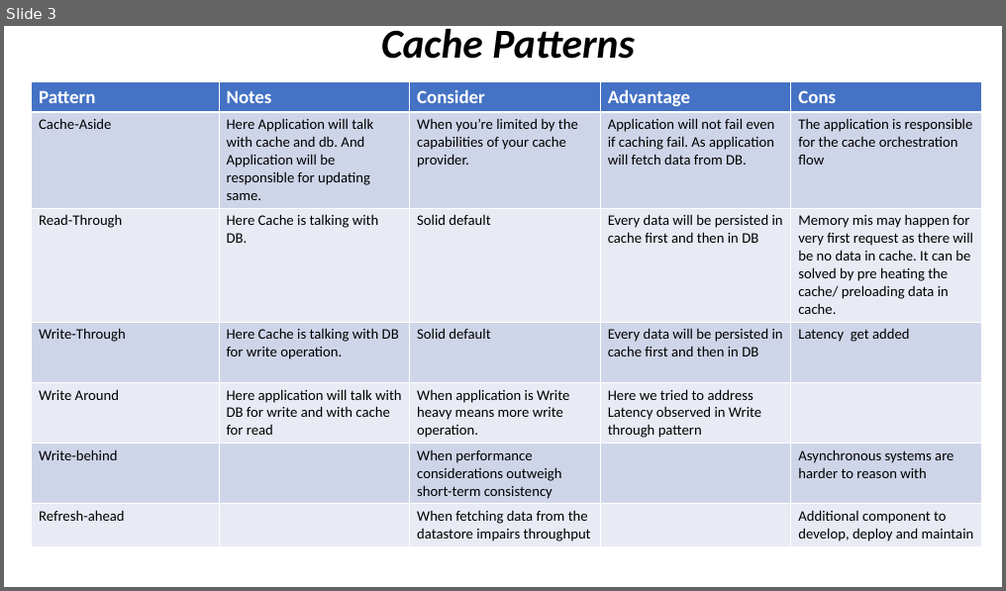
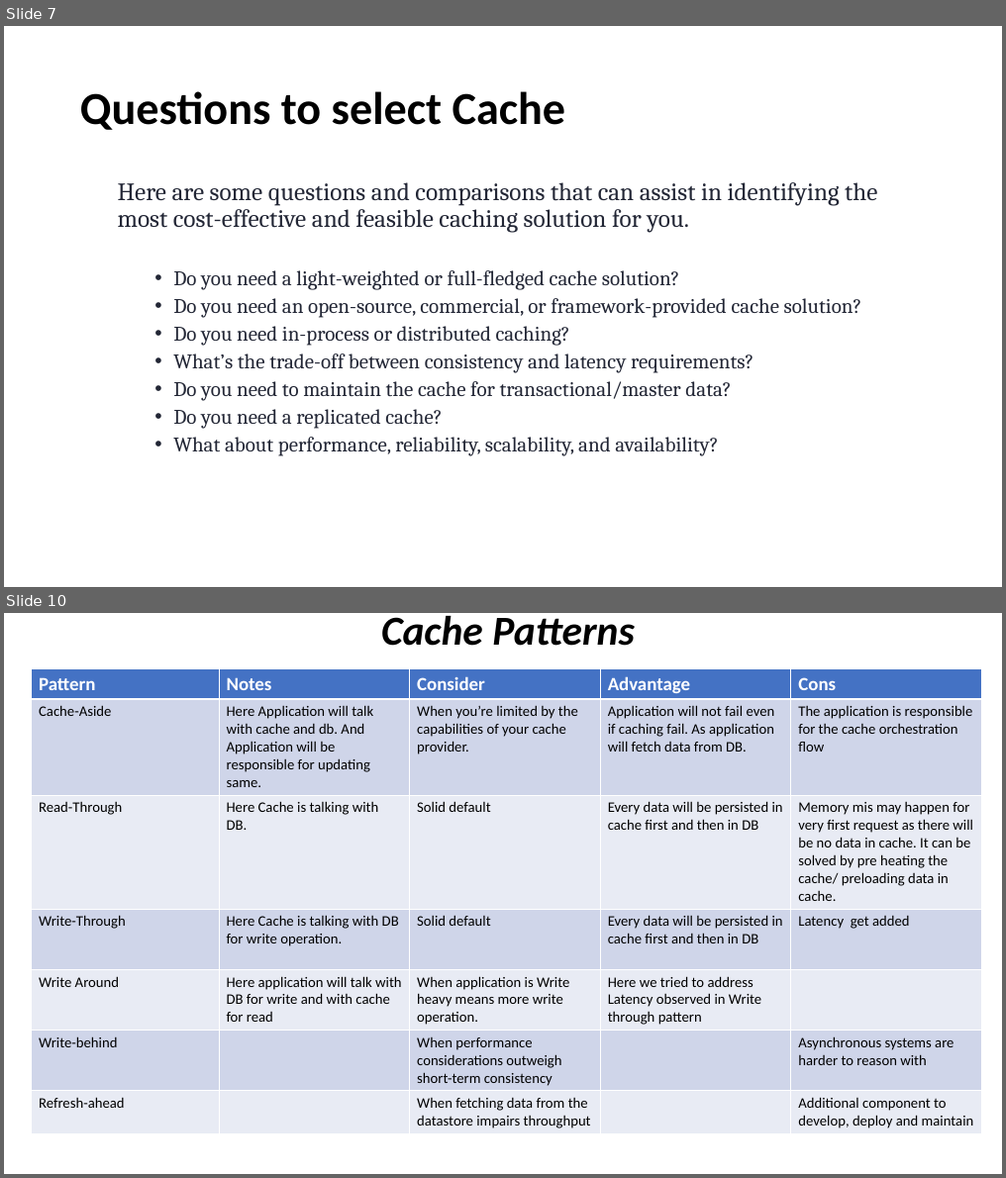
Before and after one commit to bhogemukesh/Documents, a slide deck: Caching_Patterns.pptx. Shown one above the other, each under a label of ours: slide 3 before the commit, slides 7 and 10 after it; the slides between them are not shown. The pictures are 1006x591 and 1006x1178 pixels, drawn with LibreOffice and Linux fonts; fonts in the diff are those of the drawing. Boxes give left, top, right and bottom in pixels: in the first picture for what was removed or moved away, otherwise in the second. Text is boxed around its words. In the diff, an @@ line names an element or a change of style, - is before the commit and + after.

```diff
--- a/Caching_Patterns.pptx
+++ b/Caching_Patterns.pptx
@@ slide 7 added at (x1=4, y1=26, x2=1002, y2=587), background #FFFFFF @@
@@ title added at (x1=80, y1=91, x2=566, y2=130), 44 pt, text #000000, bold @@
+Questions to select Cache
@@ text added at (x1=118, y1=182, x2=877, y2=457), 20 pt, text #222635 @@
+  Here are some questions and comparisons that can assist in identifying the most cost-effective and feasible caching solution for you.
+    • Do you need a light-weighted or full-fledged cache solution?
+    • Do you need an open-source, commercial, or framework-provided cache solution?
+    • Do you need in-process or distributed caching?
+    • What’s the trade-off between consistency and latency requirements?
+    • Do you need to maintain the cache for transactional/master data?
+    • Do you need a replicated cache?
+    • What about performance, reliability, scalability, and availability?
@@ what was slide 3 is now slide 10 @@
```
Also in this commit, not shown: 9 other slides added, 2 slides removed.
